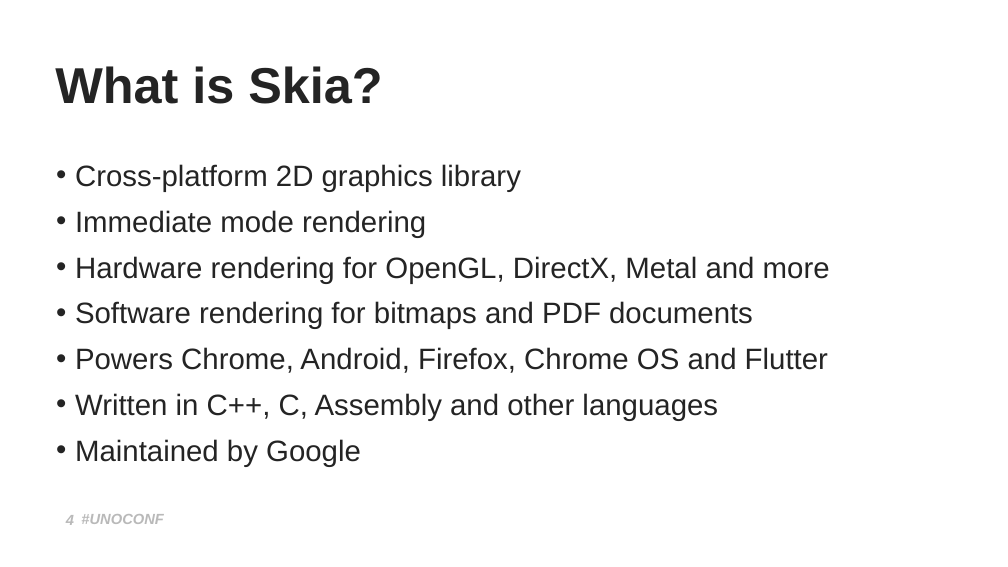
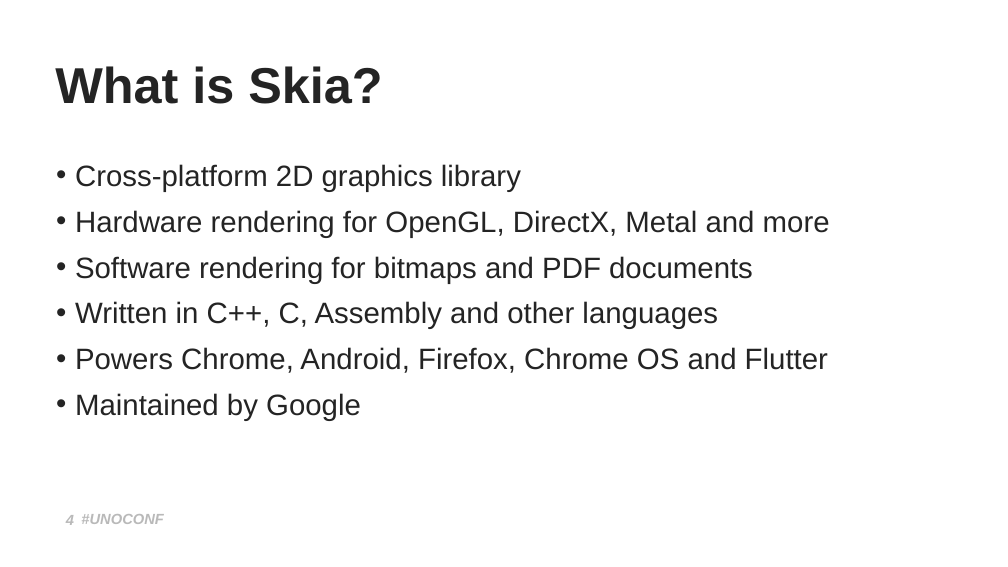
Before and after one commit to mattleibow/UnoConf2020, a slide deck: slide 4 of Slides.pptx. Drawn at 1008x567 pixels with LibreOffice and Linux fonts; fonts in the diff are those of the drawing; background and template pictures are left out. Boxes give left, top, right and bottom in pixels: in the first picture for what was removed or moved away, otherwise in the second. Text is boxed around its words. In the diff, an @@ line names an element or a change of style, - is before the commit and + after.

```diff
--- a/Slides.pptx
+++ b/Slides.pptx
@@ text at <box>75,210,426,238</box>: paragraph removed @@
-• Immediate mode rendering
@@ text at <box>75,301,718,329</box>: paragraph added @@
+• Written in C++, C, Assembly and other languages
@@ text at <box>75,393,718,421</box>: paragraph removed @@
-• Written in C++, C, Assembly and other languages
```
Also in this commit, not shown: 1 other slide changed.
